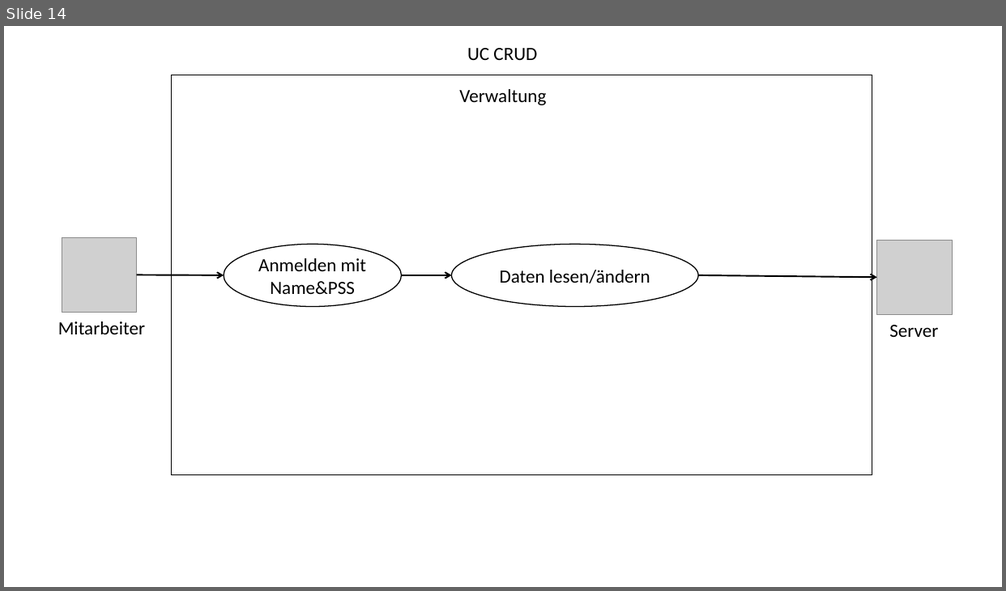
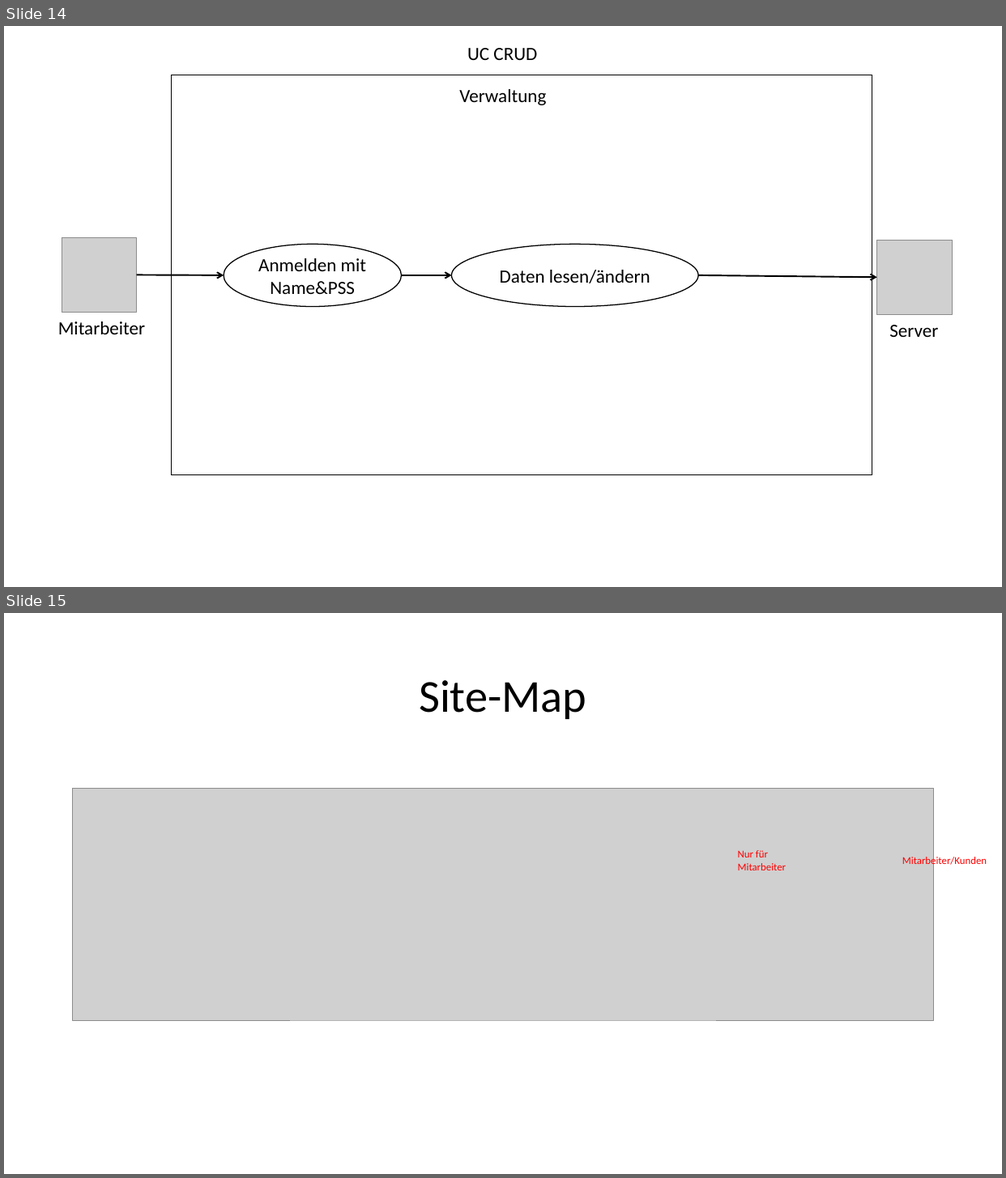
Before and after one commit to Sprayer115/render, a slide deck: Web-Technologie.pptx. Shown one above the other, each under a label of ours: slide 14 before the commit, slides 14 and 15 after it. The pictures are 1006x591 and 1006x1178 pixels, drawn with LibreOffice and Linux fonts; fonts in the diff are those of the drawing; grey boxes stand for pictures. Boxes give left, top, right and bottom in pixels: in the first picture for what was removed or moved away, otherwise in the second. Text is boxed around its words. In the diff, an @@ line names an element or a change of style, - is before the commit and + after.

```diff
--- a/Web-Technologie.pptx
+++ b/Web-Technologie.pptx
@@ slide 15 added at bbox=[4, 613, 1002, 1174], background #FFFFFF @@
@@ title added at bbox=[419, 680, 586, 719], 44 pt, text #000000 @@
+Site-Map
@@ picture added at bbox=[73, 788, 934, 1020] @@
@@ text added at bbox=[738, 850, 786, 871], 10 pt, text #FF0000 @@
+Nur für Mitarbeiter
@@ text added at bbox=[902, 855, 987, 867], 10 pt, text #FF0000 @@
+Mitarbeiter/Kunden
```
Also in this commit, not shown: 4 slides changed, 2 other files.
